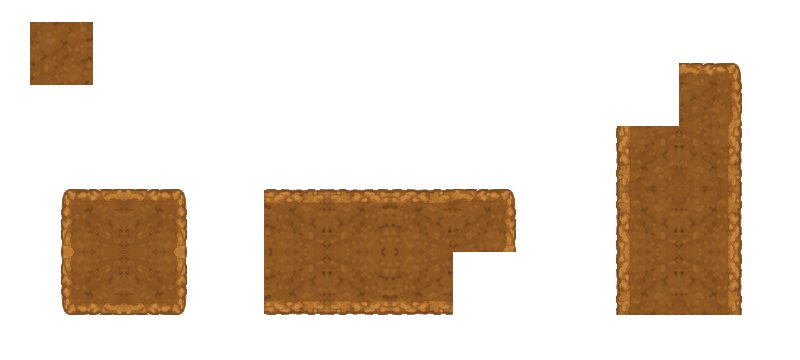
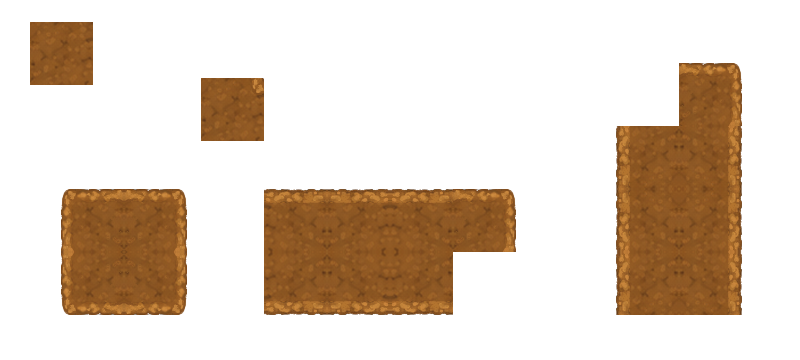
Layer changes from the first 800×360 image to the second:
added layer "corn_inverse" above "con" over bbox(201, 78, 264, 141)
